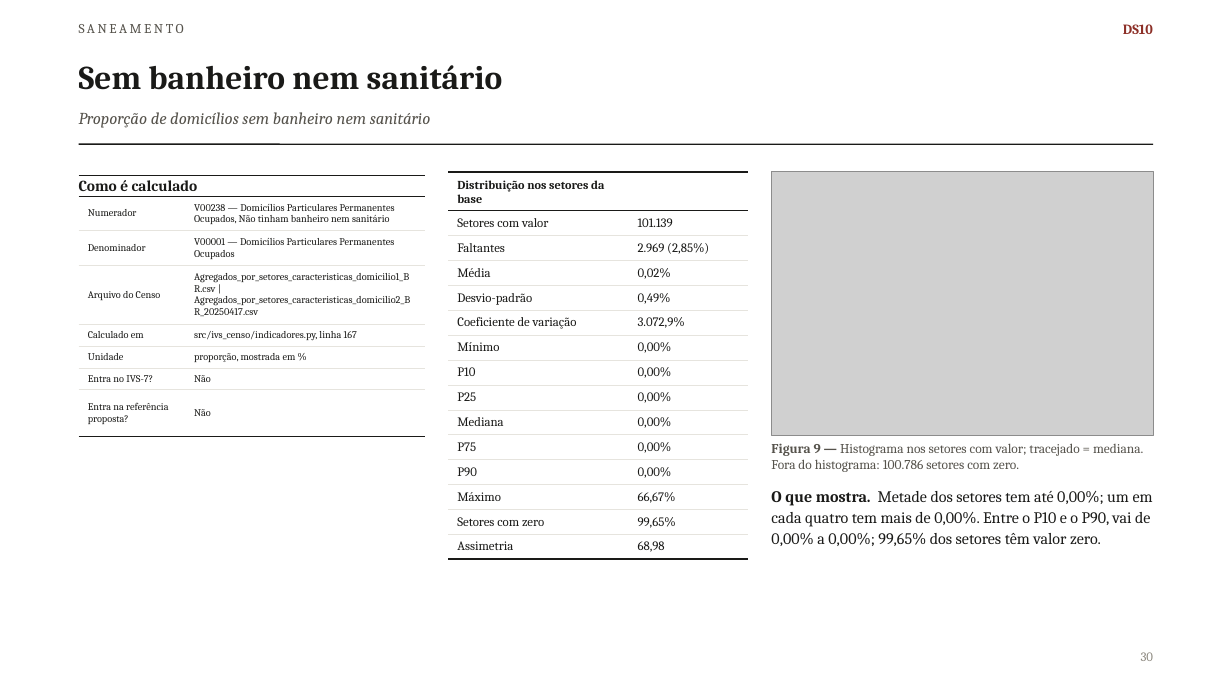
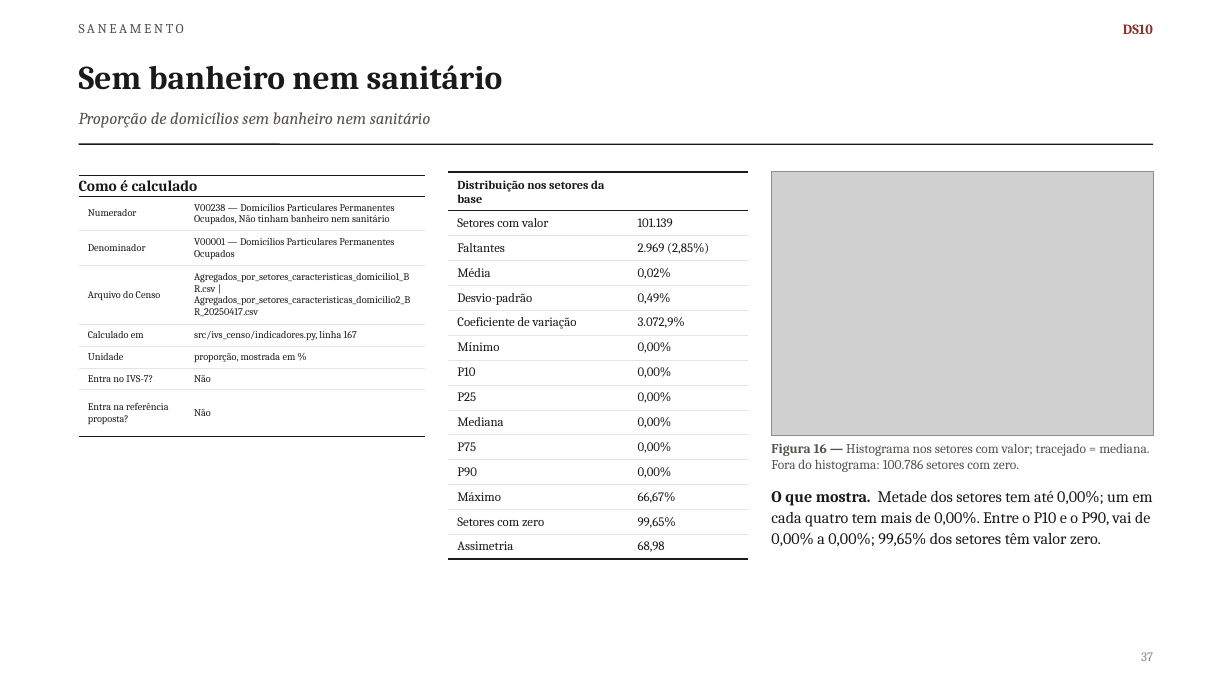
Before and after one commit to pedrinndias/Projeto_IVS_Censo, a slide deck: slide 37 of relatorio_descritivo/dados/ultimo_gerado.pptx (slide 30 before the commit). Drawn at 1232x693 pixels with LibreOffice and Linux fonts; fonts in the diff are those of the drawing; grey boxes stand for pictures. Boxes give left, top, right and bottom in pixels: in the first picture for what was removed or moved away, otherwise in the second. Text is boxed around its words. In the diff, an @@ line names an element or a change of style, - is before the commit and + after.

```diff
--- a/relatorio_descritivo/dados/ultimo_gerado.pptx
+++ b/relatorio_descritivo/dados/ultimo_gerado.pptx
@@ text at (771, 443, 1149, 472): text changed @@
-Figura 9 — Histograma nos setores com valor; tracejado = mediana. Fora do histograma: 100.786 setores com zero.
+Figura 16 — Histograma nos setores com valor; tracejado = mediana. Fora do histograma: 100.786 setores com zero.
@@ text at (1141, 652, 1153, 661): text changed @@
-30
+37
```
Also in this commit, not shown: 63 other slides changed, 48 slides added.
